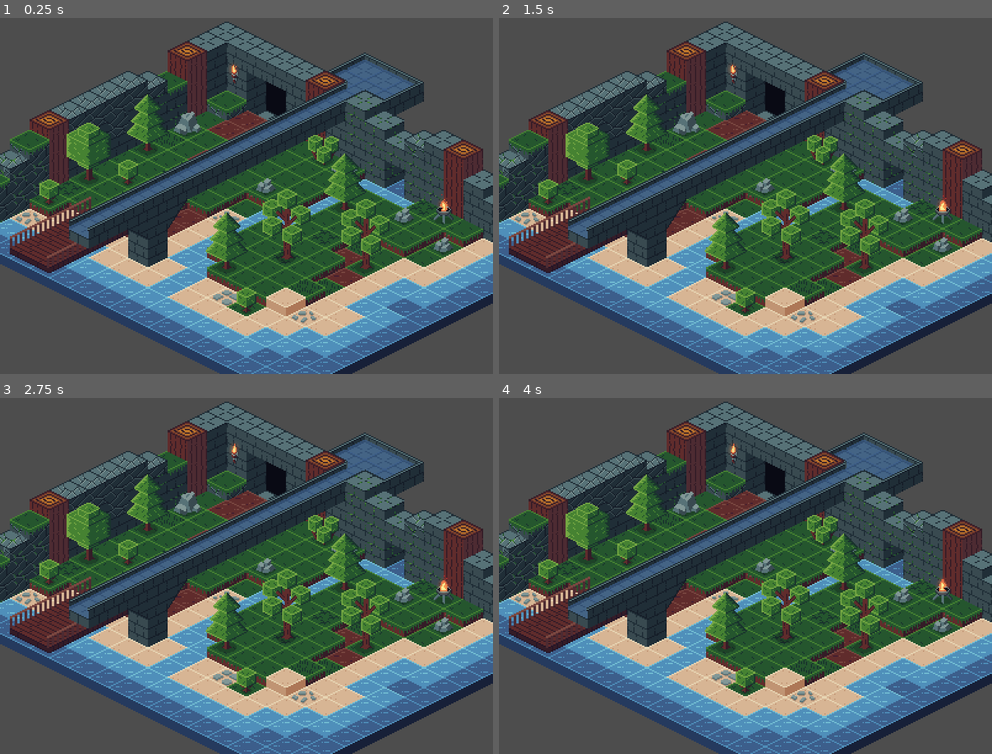
Above: before the commit, frames 1-4 (two rows, left to right).
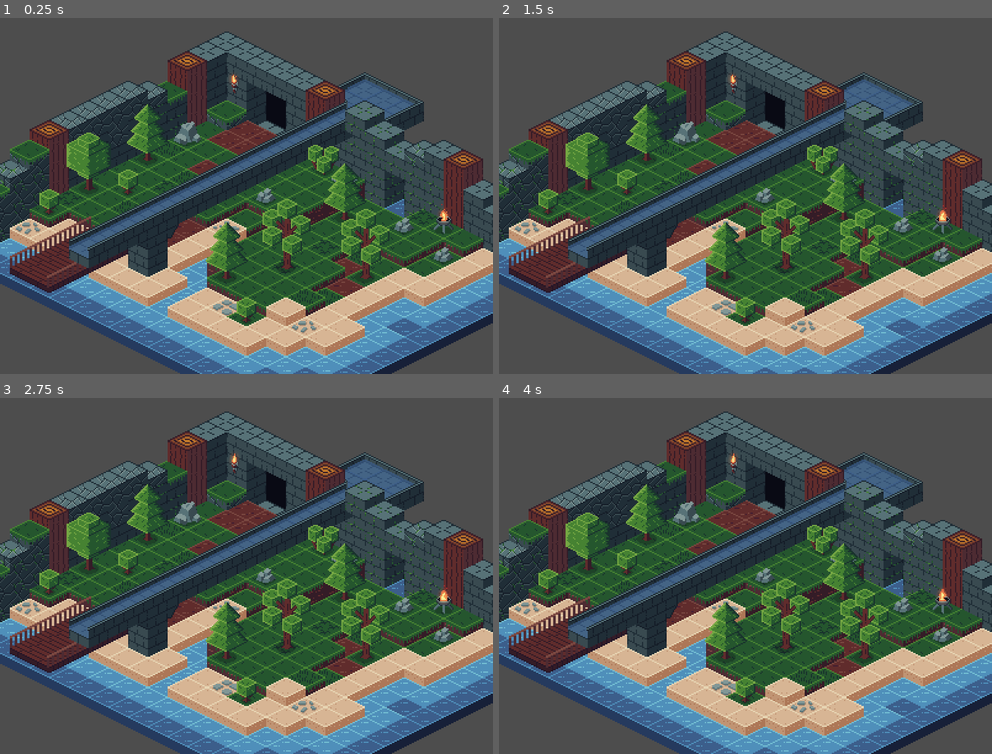
Above: after the commit, the same moments.

Repository: Paraldos/isometric
Game: Godot game, scene res://level.tscn
Same seed, same stepped clock (60 frames per second), same inputs: the game is played once before the commit and once after it.
Inputs:
- Up to frame 1 (0.25 s): no input
- Up to frame 2 (1.5 s): no input
- Up to frame 3 (2.75 s): no input
- Up to frame 4 (4 s): no input

The runs differ from the first frame. In frame 1, 52% of the frame differs, in the area x 0-100%, y 1-100%; in frame 2, 52%; in frame 3, 52%; in frame 4, 52%.

Commit message:
refactoring main blocks

Diff:
--- a/level.tscn
+++ b/level.tscn
@@ -14,7 +14,8 @@
 metadata/_edit_lock_ = true
 
 [node name="Camera2D" type="Camera2D" parent="." unique_id=1015777064]
-position = Vector2(192, 88)
+position = Vector2(192, 80)
+offset = Vector2(0, -8)
 
 [node name="TileMap" type="Node2D" parent="." unique_id=1761600024]
 metadata/_edit_lock_ = true
@@ -48,77 +49,77 @@
 metadata/_edit_lock_ = true
 
 [node name="Torch" parent="Node2D" unique_id=723009896 instance=ExtResource("2_oi3di")]
-position = Vector2(192, -8)
+position = Vector2(192, -16)
 rotation = -3.1415927
 scale = Vector2(1, -1)
 
 [node name="FireBowl" parent="Node2D" unique_id=836105076 instance=ExtResource("3_oi3di")]
-position = Vector2(352, 112)
+position = Vector2(352, 104)
 
 [node name="Rocks" parent="Node2D" unique_id=53607254 instance=ExtResource("6_1ainy")]
-position = Vector2(320, 112)
+position = Vector2(320, 104)
 
 [node name="Rocks2" parent="Node2D" unique_id=1028444212 instance=ExtResource("6_1ainy")]
-position = Vector2(352, 136)
+position = Vector2(352, 128)
 
 [node name="Rocks4" parent="Node2D" unique_id=1882144420 instance=ExtResource("6_1ainy")]
-position = Vector2(208, 88)
+position = Vector2(208, 80)
 
 [node name="Rocks3" parent="Node2D" unique_id=1775727895 instance=ExtResource("6_1ainy")]
-position = Vector2(144, 40)
+position = Vector2(144, 32)
 
 [node name="Tree5" parent="Node2D" unique_id=1379250131 instance=ExtResource("8_i2t4f")]
-position = Vector2(64, 80)
+position = Vector2(64, 72)
 
 [node name="Tree11" parent="Node2D" unique_id=1407111913 instance=ExtResource("9_8cye3")]
-position = Vector2(112, 56)
+position = Vector2(112, 48)
 
 [node name="Tree9" parent="Node2D" unique_id=1072594096 instance=ExtResource("9_8cye3")]
-position = Vector2(176, 152)
+position = Vector2(176, 144)
 
 [node name="Tree10" parent="Node2D" unique_id=1818423489 instance=ExtResource("9_8cye3")]
-position = Vector2(272, 104)
+position = Vector2(272, 96)
 
 [node name="Tree12" parent="Node2D" unique_id=340583161 instance=ExtResource("10_8cye3")]
 y_sort_enabled = true
-position = Vector2(224, 144)
+position = Vector2(224, 136)
 
 [node name="Tree13" parent="Node2D" unique_id=331913083 instance=ExtResource("10_8cye3")]
 y_sort_enabled = true
-position = Vector2(288, 152)
+position = Vector2(288, 144)
 
 [node name="Stones" parent="Node2D" unique_id=1843313677 instance=ExtResource("7_n6hdu")]
 y_sort_enabled = true
-position = Vector2(176, 112)
+position = Vector2(176, 104)
 
 [node name="Stones2" parent="Node2D" unique_id=1934586236 instance=ExtResource("7_n6hdu")]
 y_sort_enabled = true
-position = Vector2(272, 72)
+position = Vector2(272, 64)
 
 [node name="Stones3" parent="Node2D" unique_id=1002530959 instance=ExtResource("7_n6hdu")]
 y_sort_enabled = true
-position = Vector2(16, 112)
+position = Vector2(16, 104)
 
 [node name="Stones4" parent="Node2D" unique_id=1069303418 instance=ExtResource("7_n6hdu")]
 y_sort_enabled = true
-position = Vector2(240, 192)
+position = Vector2(240, 184)
 
 [node name="Stones5" parent="Node2D" unique_id=1086403868 instance=ExtResource("7_n6hdu")]
 y_sort_enabled = true
-position = Vector2(176, 176)
+position = Vector2(176, 168)
 
 [node name="Bush4" parent="Node2D" unique_id=1732655543 instance=ExtResource("5_f2txt")]
 y_sort_enabled = true
-position = Vector2(96, 80)
+position = Vector2(96, 72)
 
 [node name="Bush5" parent="Node2D" unique_id=2108290546 instance=ExtResource("5_f2txt")]
 y_sort_enabled = true
-position = Vector2(192, 184)
+position = Vector2(192, 176)
 
 [node name="Bush7" parent="Node2D" unique_id=1354826836 instance=ExtResource("5_f2txt")]
 y_sort_enabled = true
-position = Vector2(256, 64)
+position = Vector2(256, 56)
 
 [node name="Bush6" parent="Node2D" unique_id=741875522 instance=ExtResource("5_f2txt")]
 y_sort_enabled = true
-position = Vector2(32, 96)
+position = Vector2(32, 88)
--- a/tiles/TileSet.tres
+++ b/tiles/TileSet.tres
@@ -323,209 +323,139 @@
 texture = ExtResource("6_1punk")
 texture_region_size = Vector2i(32, 32)
 0:0/0 = 0
-0:0/0/texture_origin = Vector2i(0, -8)
 1:0/0 = 0
-1:0/0/texture_origin = Vector2i(0, -8)
 2:0/0 = 0
-2:0/0/texture_origin = Vector2i(0, -8)
 3:0/0 = 0
-3:0/0/texture_origin = Vector2i(0, -8)
 4:0/0 = 0
-4:0/0/texture_origin = Vector2i(0, -8)
 5:0/0 = 0
-5:0/0/texture_origin = Vector2i(0, -8)
 6:0/0 = 0
-6:0/0/texture_origin = Vector2i(0, -8)
 7:0/0 = 0
-7:0/0/texture_origin = Vector2i(0, -8)
 8:0/0 = 0
-8:0/0/texture_origin = Vector2i(0, -8)
 9:0/0 = 0
-9:0/0/texture_origin = Vector2i(0, -8)
 10:0/0 = 0
-10:0/0/texture_origin = Vector2i(0, -8)
 11:0/0 = 0
-11:0/0/texture_origin = Vector2i(0, -8)
 12:0/0 = 0
-12:0/0/texture_origin = Vector2i(0, -8)
 13:0/0 = 0
-13:0/0/texture_origin = Vector2i(0, -8)
 14:0/0 = 0
-14:0/0/texture_origin = Vector2i(0, -8)
 0:1/0 = 0
-0:1/0/texture_origin = Vector2i(0, -8)
 1:1/0 = 0
-1:1/0/texture_origin = Vector2i(0, -8)
 2:1/0 = 0
-2:1/0/texture_origin = Vector2i(0, -8)
 3:1/0 = 0
-3:1/0/texture_origin = Vector2i(0, -8)
 4:1/0 = 0
-4:1/0/texture_origin = Vector2i(0, -8)
 5:1/0 = 0
-5:1/0/texture_origin = Vector2i(0, -8)
 6:1/0 = 0
-6:1/0/texture_origin = Vector2i(0, -8)
 7:1/0 = 0
-7:1/0/texture_origin = Vector2i(0, -8)
 8:1/0 = 0
-8:1/0/texture_origin = Vector2i(0, -8)
 9:1/0 = 0
-9:1/0/texture_origin = Vector2i(0, -8)
 10:1/0 = 0
-10:1/0/texture_origin = Vector2i(0, -8)
 11:1/0 = 0
-11:1/0/texture_origin = Vector2i(0, -8)
 12:1/0 = 0
-12:1/0/texture_origin = Vector2i(0, -8)
 13:1/0 = 0
-13:1/0/texture_origin = Vector2i(0, -8)
 14:1/0 = 0
-14:1/0/texture_origin = Vector2i(0, -8)
 0:2/0 = 0
-0:2/0/texture_origin = Vector2i(0, -8)
 1:2/0 = 0
-1:2/0/texture_origin = Vector2i(0, -8)
 2:2/0 = 0
-2:2/0/texture_origin = Vector2i(0, -8)
 6:2/0 = 0
-6:2/0/texture_origin = Vector2i(0, -8)
 7:2/0 = 0
-7:2/0/texture_origin = Vector2i(0, -8)
 8:2/0 = 0
-8:2/0/texture_origin = Vector2i(0, -8)
 9:2/0 = 0
-9:2/0/texture_origin = Vector2i(0, -8)
 10:2/0 = 0
-10:2/0/texture_origin = Vector2i(0, -8)
 11:2/0 = 0
-11:2/0/texture_origin = Vector2i(0, -8)
 14:2/0 = 0
-14:2/0/texture_origin = Vector2i(0, -8)
 0:3/0 = 0
-0:3/0/texture_origin = Vector2i(0, -8)
 1:3/0 = 0
-1:3/0/texture_origin = Vector2i(0, -8)
 2:3/0 = 0
-2:3/0/texture_origin = Vector2i(0, -8)
 6:3/0 = 0
-6:3/0/texture_origin = Vector2i(0, -8)
 11:3/0 = 0
-11:3/0/texture_origin = Vector2i(0, -8)
 14:3/0 = 0
-14:3/0/texture_origin = Vector2i(0, -8)
 0:4/0 = 0
-0:4/0/texture_origin = Vector2i(0, -8)
 1:4/0 = 0
-1:4/0/texture_origin = Vector2i(0, -8)
 2:4/0 = 0
-2:4/0/texture_origin = Vector2i(0, -8)
 6:4/0 = 0
-6:4/0/texture_origin = Vector2i(0, -8)
 7:4/0 = 0
-7:4/0/texture_origin = Vector2i(0, -8)
 9:4/0 = 0
-9:4/0/texture_origin = Vector2i(0, -8)
 10:4/0 = 0
-10:4/0/texture_origin = Vector2i(0, -8)
 11:4/0 = 0
-11:4/0/texture_origin = Vector2i(0, -8)
 14:4/0 = 0
-14:4/0/texture_origin = Vector2i(0, -8)
 0:5/0 = 0
-0:5/0/texture_origin = Vector2i(0, -8)
 1:5/0 = 0
-1:5/0/texture_origin = Vector2i(0, -8)
 2:5/0 = 0
-2:5/0/texture_origin = Vector2i(0, -8)
 6:5/0 = 0
-6:5/0/texture_origin = Vector2i(0, -8)
 7:5/0 = 0
-7:5/0/texture_origin = Vector2i(0, -8)
 8:5/0 = 0
-8:5/0/texture_origin = Vector2i(0, -8)
 9:5/0 = 0
-9:5/0/texture_origin = Vector2i(0, -8)
 10:5/0 = 0
-10:5/0/texture_origin = Vector2i(0, -8)
 11:5/0 = 0
-11:5/0/texture_origin = Vector2i(0, -8)
 14:5/0 = 0
-14:5/0/texture_origin = Vector2i(0, -8)
 0:6/0 = 0
-0:6/0/texture_origin = Vector2i(0, -8)
 1:6/0 = 0
-1:6/0/texture_origin = Vector2i(0, -8)
 2:6/0 = 0
-2:6/0/texture_origin = Vector2i(0, -8)
 6:6/0 = 0
-6:6/0/texture_origin = Vector2i(0, -8)
 7:6/0 = 0
-7:6/0/texture_origin = Vector2i(0, -8)
 8:6/0 = 0
-8:6/0/texture_origin = Vector2i(0, -8)
 9:6/0 = 0
-9:6/0/texture_origin = Vector2i(0, -8)
 10:6/0 = 0
-10:6/0/texture_origin = Vector2i(0, -8)
 0:7/0 = 0
-0:7/0/texture_origin = Vector2i(0, -8)
 1:7/0 = 0
-1:7/0/texture_origin = Vector2i(0, -8)
 2:7/0 = 0
-2:7/0/texture_origin = Vector2i(0, -8)
 6:7/0 = 0
-6:7/0/texture_origin = Vector2i(0, -8)
 7:7/0 = 0
-7:7/0/texture_origin = Vector2i(0, -8)
 8:7/0 = 0
-8:7/0/texture_origin = Vector2i(0, -8)
 9:7/0 = 0
-9:7/0/texture_origin = Vector2i(0, -8)
 10:7/0 = 0
-10:7/0/texture_origin = Vector2i(0, -8)
 0:8/0 = 0
-0:8/0/texture_origin = Vector2i(0, -8)
 1:8/0 = 0
-1:8/0/texture_origin = Vector2i(0, -8)
 2:8/0 = 0
-2:8/0/texture_origin = Vector2i(0, -8)
 6:8/0 = 0
-6:8/0/texture_origin = Vector2i(0, -8)
 7:8/0 = 0
-7:8/0/texture_origin = Vector2i(0, -8)
 8:8/0 = 0
-8:8/0/texture_origin = Vector2i(0, -8)
 9:8/0 = 0
-9:8/0/texture_origin = Vector2i(0, -8)
 10:8/0 = 0
-10:8/0/texture_origin = Vector2i(0, -8)
 0:9/0 = 0
-0:9/0/texture_origin = Vector2i(0, -8)
 1:9/0 = 0
-1:9/0/texture_origin = Vector2i(0, -8)
 2:9/0 = 0
-2:9/0/texture_origin = Vector2i(0, -8)
 6:9/0 = 0
-6:9/0/texture_origin = Vector2i(0, -8)
 7:9/0 = 0
-7:9/0/texture_origin = Vector2i(0, -8)
 8:9/0 = 0
-8:9/0/texture_origin = Vector2i(0, -8)
 9:9/0 = 0
-9:9/0/texture_origin = Vector2i(0, -8)
 10:9/0 = 0
-10:9/0/texture_origin = Vector2i(0, -8)
 7:3/0 = 0
-7:3/0/texture_origin = Vector2i(0, -8)
 8:3/0 = 0
-8:3/0/texture_origin = Vector2i(0, -8)
 8:4/0 = 0
-8:4/0/texture_origin = Vector2i(0, -8)
 9:3/0 = 0
-9:3/0/texture_origin = Vector2i(0, -8)
 10:3/0 = 0
-10:3/0/texture_origin = Vector2i(0, -8)
+0:10/0 = 0
+1:10/0 = 0
+2:10/0 = 0
+2:11/0 = 0
+0:11/0 = 0
+3:4/0 = 0
+3:5/0 = 0
+3:6/0 = 0
+3:7/0 = 0
+3:8/0 = 0
+3:9/0 = 0
+3:10/0 = 0
+6:10/0 = 0
+6:11/0 = 0
+7:11/0 = 0
+7:10/0 = 0
+12:4/0 = 0
+12:5/0 = 0
+12:6/0 = 0
+12:7/0 = 0
+12:8/0 = 0
+12:9/0 = 0
+11:9/0 = 0
+11:8/0 = 0
+11:7/0 = 0
+11:6/0 = 0
+8:10/0 = 0
+8:11/0 = 0
+11:10/0 = 0
+11:11/0 = 0
+12:10/0 = 0
+12:11/0 = 0
 
 [resource]
 tile_shape = 1
Binary file changed: assets/img/main_blocks-Sheet.png
Binary file changed: assets/img/main_blocks.aseprite
